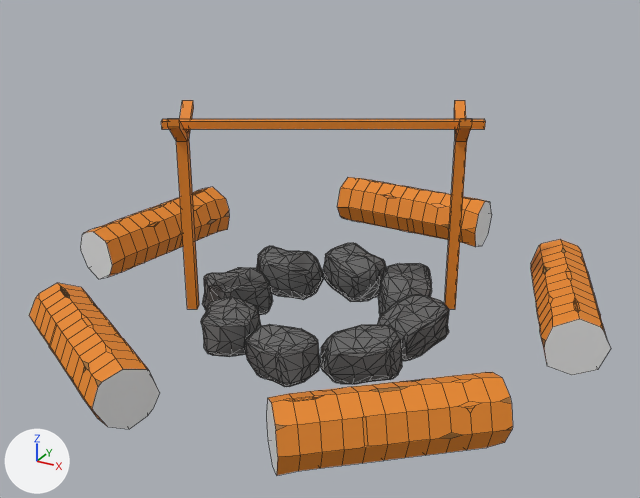
What one commit did to the FBX model HerosManager/Assets/03.Prefabs/Camp/Object/fireplace.fbx.
The view is the same before and after, from a 50 mm camera at (-26.25, -22.2, 4.19) aimed at (-31.66, -12.35, -0.73). Lighting does not change. The marker at lower left points along +X, +Y and +Z. Mesh edges are drawn as thin lines. Where no turn or scale is listed for an object, it has been applied to the vertices.

The older version as bpy lines, for what is in view:
```python
me_cube_050 = bpy.data.meshes.new('Cube.050')
me_cube_050.from_pydata(...)  # 24 vertices, 22 faces; spans x -0.27..0.27, y -0.47..0.47, z -1.36..1.61
me_cube_050.materials.append(mat_wood)  # orange #e78621
me_cube_071 = bpy.data.meshes.new('Cube.071')
me_cube_071.from_pydata(...)  # 24 vertices, 22 faces; spans x -0.27..0.27, y -0.47..0.47, z -1.36..1.61
me_cube_071.materials.append(mat_wood)  # orange #e78621
me_cube_072 = bpy.data.meshes.new('Cube.072')
me_cube_072.from_pydata(...)  # 1088 vertices, 2128 faces; spans x -1.99..1.66, y -0.47..3.19, z -0.32..0.37
me_cube_072.materials.append(mat_rock)  # dark grey #676767
me_cube_073 = bpy.data.meshes.new('Cube.073')
me_cube_073.from_pydata(...)  # 8 vertices, 6 faces; spans x -1.93..1.93, y -1.1..1.1, z -0.05..0.05
me_cube_073.materials.append(mat_wood)  # orange #e78621
me_cylinder_007 = bpy.data.meshes.new('Cylinder.007')
me_cylinder_007.from_pydata(...)  # 850 vertices, 675 faces; spans x -3.98..4.13, y -7.46..0.44, z -0.51..0.33
# faces by material slot: [599, 10, 66]
me_cylinder_007.materials.append(mat_wood)  # orange #e78621
me_cylinder_007.materials.append(mat_wood_light)  # white #e7e7e7
me_cylinder_007.materials.append(mat_wood_dark)  # brown #a36b2c
ob_cube_001 = bpy.data.objects.new('Cube.001', me_cube_073)
ob_cube_001.location = (-31.83, -11.96, 0.93)
ob_firerock = bpy.data.objects.new('firerock', me_cube_072)
ob_firerock.location = (-31.66, -13.37, -1.89)
ob_stick_wood_001 = bpy.data.objects.new('stick_wood_001', me_cube_050)
ob_stick_wood_001.location = (-33.49, -12.9, -0.47)
ob_stick_wood_001_001 = bpy.data.objects.new('stick_wood_001.001', me_cube_071)
ob_stick_wood_001_001.location = (-30.18, -11.08, -0.47)
ob_woodseat = bpy.data.objects.new('woodseat', me_cylinder_007)
ob_woodseat.location = (-31.87, -8.56, -1.39)
```
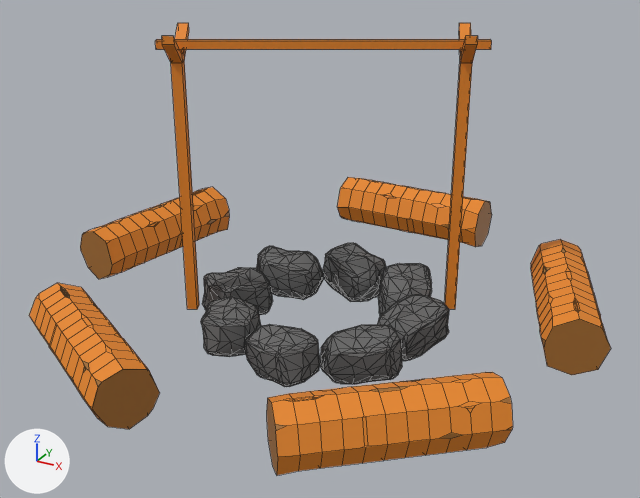
Changed parts and their boxes (x1, y1, x2, y2) in the pictures (640 x 498 px):
'Cube.001', moved: before (161, 119, 486, 129); after (155, 39, 492, 50)
'stick_wood_001', reshaped (15% wider, 37% taller): before (167, 100, 199, 309); after (162, 23, 199, 309)
'stick_wood_001.001', reshaped (21% wider, 37% taller): before (445, 100, 472, 309); after (445, 23, 478, 309)
part 2 of me_cylinder_007, recoloured (white to brown): (80, 201, 611, 475) in both

Diff of the bpy script that builds the scene:
```diff
--- a/HerosManager/Assets/03.Prefabs/Camp/Object/fireplace.fbx.py
+++ b/HerosManager/Assets/03.Prefabs/Camp/Object/fireplace.fbx.py
@@ me_cube_050 @@
 me_cube_050.from_pydata(...)  # 24 vertices, 22 faces; spans x -0.27..0.27, y -0.47..0.47, z -1.36..1.61
 # used by ob_stick_wood_001; location = (-33.49, -12.9, -0.47)
+# me_cube_050 part 1: all 20 vertices in x -0.27..0.27, y -0.47..0.47, z 1.19..1.61 are moved by (0.0, 0.0, 1.06)
 me_cube_050.materials.append(mat_wood)
@@ me_cylinder_007 @@
 me_cylinder_007.from_pydata(...)  # 850 vertices, 675 faces; spans x -3.98..4.13, y -7.46..0.44, z -0.51..0.33
 # used by ob_woodseat; location = (-31.87, -8.56, -1.39)
+# me_cylinder_007 part 2: all 10 faces that had it switch from mat_wood_light (white #e7e7e7) to mat_wood_dark (brown #a36b2c)
 me_cylinder_007.materials.append(mat_wood)
@@ me_cube_071 @@
 me_cube_071.from_pydata(...)  # 24 vertices, 22 faces; spans x -0.27..0.27, y -0.47..0.47, z -1.36..1.61
 # used by ob_stick_wood_001_001; location = (-30.18, -11.08, -0.47)
+# me_cube_071 part 3: all 20 vertices in x -0.27..0.27, y -0.47..0.47, z 1.19..1.61 are moved by (0.0, 0.0, 1.06)
 me_cube_071.materials.append(mat_wood)
@@ ob_cube_001 @@
 ob_cube_001 = bpy.data.objects.new('Cube.001', me_cube_073)
-ob_cube_001.location = (-31.83, -11.96, 0.93)
+ob_cube_001.location = (-31.83, -11.96, 1.99)
```
